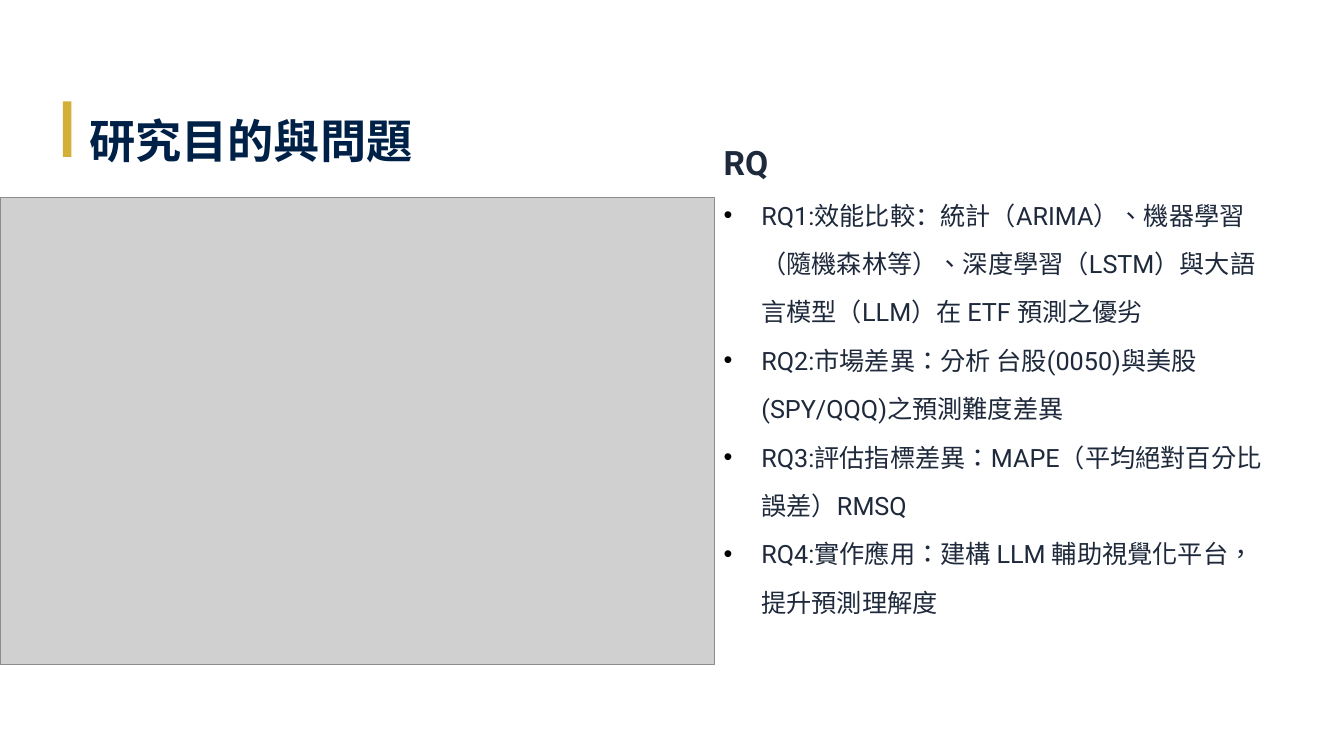
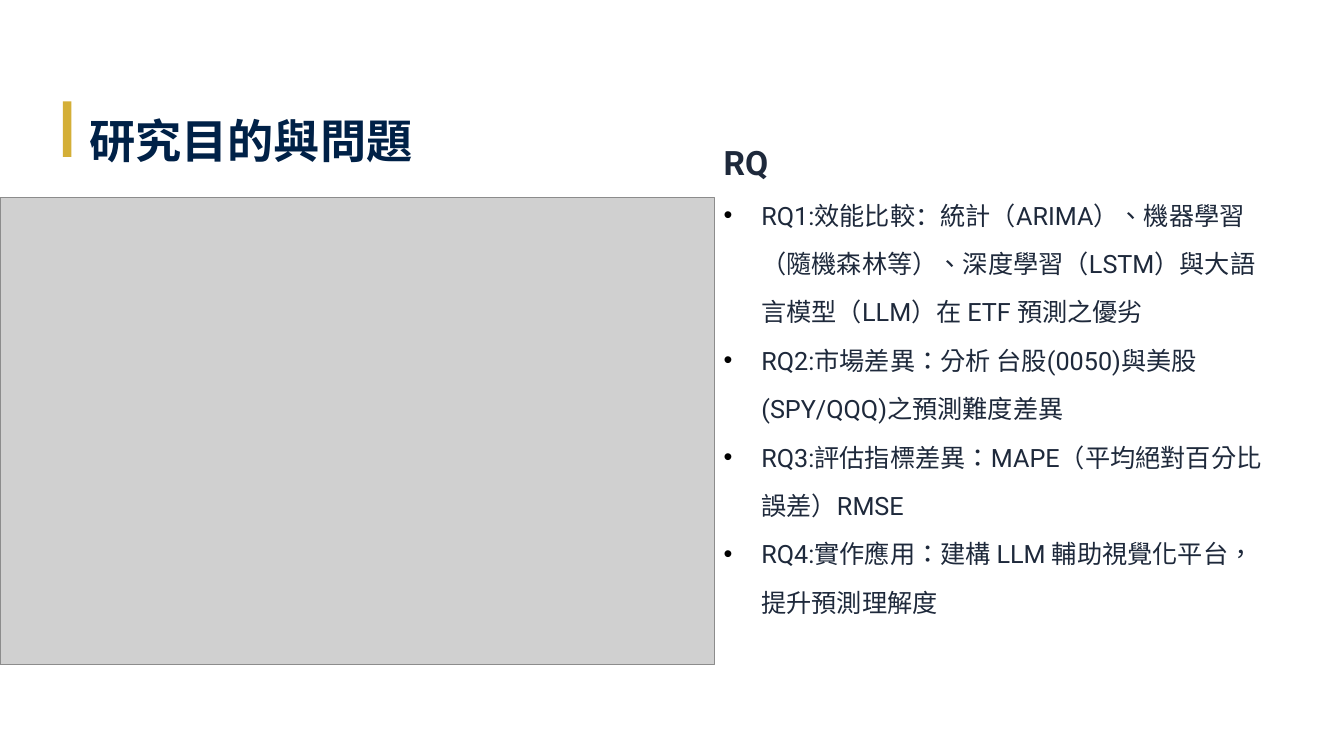
Before and after one commit to Tzu-Lin/ETF-AI-Project, a slide deck: slide 6 of 林子瑜-LLM_ETF_修訂七版_v20260618.pptx. Drawn at 1344x756 pixels with LibreOffice and Linux fonts; fonts in the diff are those of the drawing; grey boxes stand for pictures. Boxes give left, top, right and bottom in pixels: in the first picture for what was removed or moved away, otherwise in the second. Text is boxed around its words. In the diff, an @@ line names an element or a change of style, - is before the commit and + after.

```diff
--- a/林子瑜-LLM_ETF_修訂七版_v20260618.pptx
+++ b/林子瑜-LLM_ETF_修訂七版_v20260618.pptx
@@ text at (761,445,1261,518): text changed @@
-• RQ3:評估指標差異：MAPE（平均絕對百分比誤差）RMSQ
+• RQ3:評估指標差異：MAPE（平均絕對百分比誤差）RMSE
```
Also in this commit, not shown: 7 other slides changed, 1 other file.
